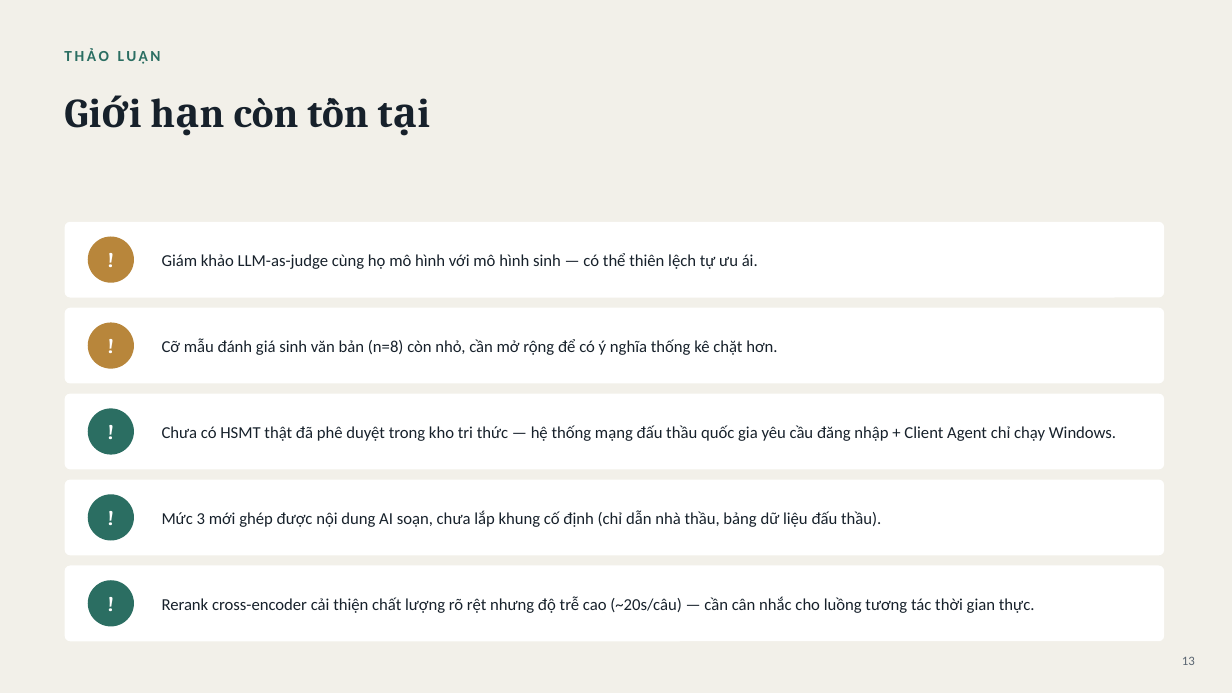
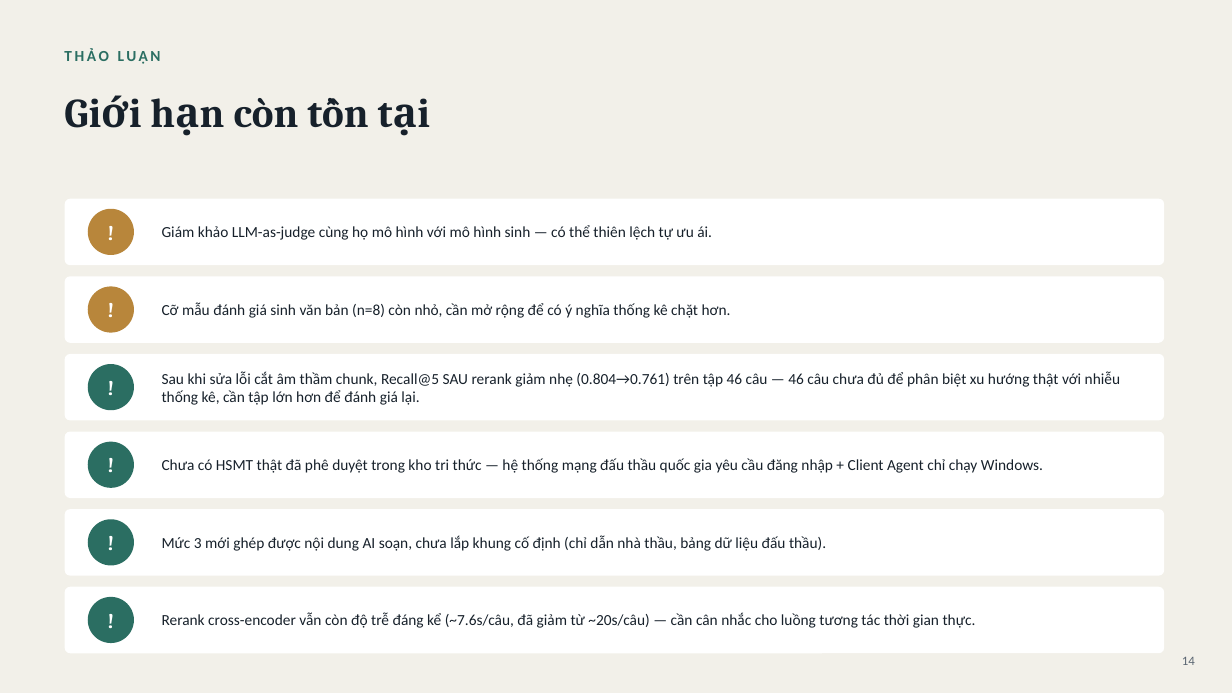
Before and after one commit to dannd/autotender-vn, a slide deck: slide 14 of docs/AutoTender-VN_Slides.pptx (slide 13 before the commit). Drawn at 1232x693 pixels with LibreOffice and Linux fonts; fonts in the diff are those of the drawing. Boxes give left, top, right and bottom in pixels: in the first picture for what was removed or moved away, otherwise in the second. Text is boxed around its words. In the diff, an @@ line names an element or a change of style, - is before the commit and + after.

```diff
--- a/docs/AutoTender-VN_Slides.pptx
+++ b/docs/AutoTender-VN_Slides.pptx
@@ rounded rectangle: place and size @@
-rounded rectangle at (65, 222, 1165, 298)
+rounded rectangle at (65, 199, 1165, 265)
@@ ellipse: place and size @@
-ellipse at (88, 237, 134, 283)
+ellipse at (88, 209, 134, 255)
@@ text "!": place and size @@
-text "!" at (88, 237, 134, 283)
+text "!" at (88, 209, 134, 255)
@@ text "Giám khảo LLM-as-judge cùng họ ...": place and size @@
-text "Giám khảo LLM-as-judge cùng họ ..." at (162, 253, 758, 269)
+text "Giám khảo LLM-as-judge cùng họ ..." at (162, 225, 712, 240)
@@ rounded rectangle: place and size @@
-rounded rectangle at (65, 308, 1165, 384)
+rounded rectangle at (65, 276, 1165, 343)
@@ ellipse: place and size @@
-ellipse at (88, 323, 134, 369)
+ellipse at (88, 287, 134, 333)
@@ text "!": place and size @@
-text "!" at (88, 323, 134, 369)
+text "!" at (88, 287, 134, 333)
@@ text "Cỡ mẫu đánh giá sinh ...": place and size @@
-text "Cỡ mẫu đánh giá sinh ..." at (162, 339, 777, 355)
+text "Cỡ mẫu đánh giá sinh ..." at (162, 302, 731, 318)
@@ rounded rectangle: place and size @@
-rounded rectangle at (65, 394, 1165, 470)
+rounded rectangle at (65, 354, 1165, 421)
@@ ellipse: place and size @@
-ellipse at (88, 409, 134, 455)
+ellipse at (88, 364, 134, 410)
@@ text "!": place and size @@
-text "!" at (88, 409, 134, 455)
+text "!" at (88, 364, 134, 410)
@@ text added at (162, 371, 1120, 405), 12 pt, text #17212B @@
+Sau khi sửa lỗi cắt âm thầm chunk, Recall@5 SAU rerank giảm nhẹ (0.804→0.761) trên tập 46 câu — 46 câu chưa đủ để phân biệt xu hướng thật với nhiễu thống kê, cần tập lớn hơn để đánh giá lại.
@@ rounded rectangle: place and size @@
-rounded rectangle at (65, 480, 1165, 555)
+rounded rectangle at (65, 432, 1165, 498)
@@ ellipse: place and size @@
-ellipse at (88, 494, 134, 541)
+ellipse at (88, 442, 134, 488)
@@ text "!": place and size @@
-text "!" at (88, 494, 134, 541)
+text "!" at (88, 442, 134, 488)
@@ size 13 to 12 pt; line spacing 16pt to 14pt in 4 elements at (162, 225, 712, 240), (162, 302, 731, 318), (162, 535, 826, 551), (162, 458, 1043, 473) @@
@@ text "Chưa có HSMT thật đã ...": place and size @@
-text "Chưa có HSMT thật đã ..." at (162, 425, 1116, 441)
+text "Chưa có HSMT thật đã ..." at (162, 458, 1043, 473)
@@ proportions changed in 5 elements at (65, 199, 1165, 265), (65, 276, 1165, 343), (65, 354, 1165, 421), (65, 432, 1165, 498), (65, 509, 1165, 576) @@
@@ rounded rectangle: place and size @@
-rounded rectangle at (65, 566, 1165, 641)
+rounded rectangle at (65, 509, 1165, 576)
@@ text "Mức 3 mới ghép được ...": place and size @@
-text "Mức 3 mới ghép được ..." at (162, 510, 881, 527)
+text "Mức 3 mới ghép được ..." at (162, 535, 826, 551)
@@ ellipse: place and size @@
-ellipse at (88, 580, 134, 627)
+ellipse at (88, 519, 134, 566)
@@ text "!": place and size @@
-text "!" at (88, 580, 134, 627)
+text "!" at (88, 519, 134, 566)
@@ rounded rectangle added at (65, 587, 1165, 653), fill #FFFFFF @@
@@ ellipse added at (88, 597, 134, 643), fill #2B6E62 @@
@@ text added at (88, 597, 134, 643), 16 pt, text #FFFFFF, bold @@
+!
@@ text at (162, 612, 976, 628): text changed; size 13 to 12 pt @@
-Rerank cross-encoder cải thiện chất lượng rõ rệt nhưng độ trễ cao (~20s/câu) — cần cân nhắc cho luồng tương tác thời gian thực.
+Rerank cross-encoder vẫn còn độ trễ đáng kể (~7.6s/câu, đã giảm từ ~20s/câu) — cần cân nhắc cho luồng tương tác thời gian thực.
@@ text at (1182, 657, 1195, 665): text changed @@
-13
+14
```
Also in this commit, not shown: 4 other slides changed, 1 slide added, 2 other files.
